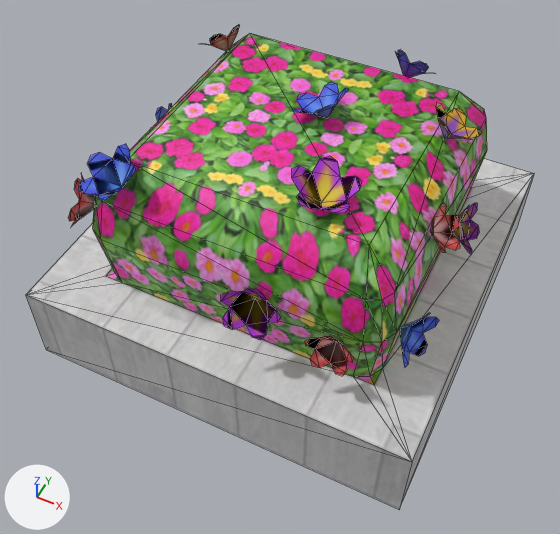
The FBX model Assets/XanaBuilder Assets/Models/VEG/03_Flowers/VEG0310039_Flowerpot4/VEG0310039.fbx as it was, and as the next commit left it.
Camera for both pictures: a 50 mm lens placed at (0.762, -1.662, 2.143), pointed at (0.014, -0.166, 0.274). The lights are fixed; the arrows at lower left show +X, +Y and +Z. Mesh edges are drawn as thin lines. Where no turn or scale is listed for an object, it has been applied to the vertices.

In view in the first picture: 'smVEG0310039'.
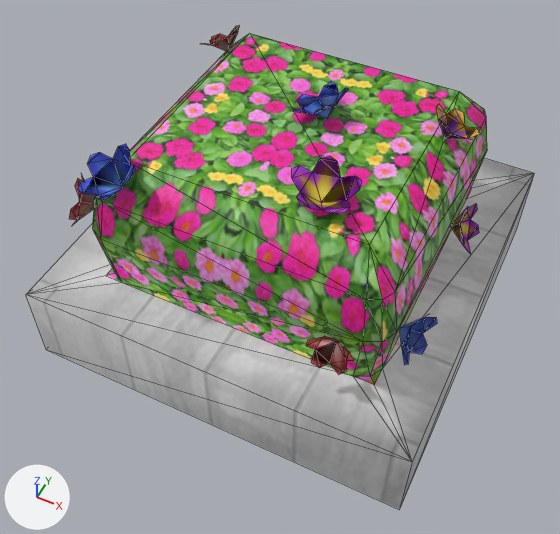
Where the change shows, as pixel boxes [x1, y1, x2, y2] in the pictures (560 x 534 px; the box of a moved part takes in the faces that stretch with it):
'smVEG0310039', reshaped: before [26, 25, 534, 510]; after [26, 26, 534, 510]
part 1 of me_mesh, deleted (brown): before [430, 203, 460, 252]
part 2 of me_mesh, deleted: before [156, 103, 172, 121]
part 3 of me_mesh, deleted (blue): before [396, 50, 436, 77]
part 4 of me_mesh, deleted: before [221, 289, 281, 340]
part 5 of me_mesh, moved or reshaped: before [293, 84, 481, 376]; after [293, 84, 480, 374]
part 6 of me_mesh, moved or reshaped: before [68, 144, 135, 227]; after [69, 144, 135, 226]
part 7 of me_mesh, moved or reshaped: before [200, 25, 240, 52]; after [201, 26, 239, 52]
part 8 of me_mesh, surface changed: [26, 158, 534, 509] in both

The change, as a list of edits to the scene's bpy script:
```text
Change me_mesh:
    used by ob_smveg0310039; location = (0.0, 0.0, 0.0)
    remove me_mesh.from_pydata(...)  # 358 vertices, 398 faces; spans x -0.634..0.634, y -0.634..0.634, z 0.0..0.825
    add me_mesh.from_pydata(...)  # 233 vertices, 277 faces; spans x -0.634..0.634, y -0.634..0.634, z 0.0..0.825
    me_mesh part 1: the loose piece of 21 vertices spanning x 0.461..0.55, y -0.206..-0.071, z 0.59..0.695 is deleted
    me_mesh part 2: the loose piece of 21 vertices spanning x -0.573..-0.515, y -0.004..0.144, z 0.413..0.561 is deleted
    me_mesh part 3: the loose piece of 21 vertices spanning x 0.113..0.261, y 0.392..0.503, z 0.68..0.788 is deleted
    me_mesh part 4: the loose piece of 21 vertices spanning x 0.033..0.197, y -0.577..-0.481, z 0.439..0.602 is deleted
    me_mesh part 5
    43 vertices are removed from x -0.051..0.569, y -0.543..0.253, z 0.392..0.795
    92 faces are deleted
    17 vertices are added at x -0.043..0.567, y -0.54..0.248, z 0.394..0.793
    66 new faces join them
    me_mesh part 6
    10 vertices are removed from x -0.573..-0.496, y -0.507..-0.35, z 0.48..0.644
    24 faces are deleted
    5 vertices are added at (-0.538, -0.461, 0.481), (-0.571, -0.371, 0.507), (-0.499, -0.504, 0.561), (-0.552, -0.358, 0.603), (-0.507, -0.44, 0.637)
    19 new faces join them
    me_mesh part 7
    20 vertices are removed from x -0.515..-0.111, y 0.261..0.552, z 0.352..0.763
    31 faces are deleted
    10 vertices are added at x -0.515..-0.116, y 0.261..0.548, z 0.353..0.762
    21 new faces join them
    me_mesh part 8: 28 kept faces spanning x -0.634..0.634, y -0.634..0.634, z 0.0..0.512 get new texture (UV) coordinates
```
